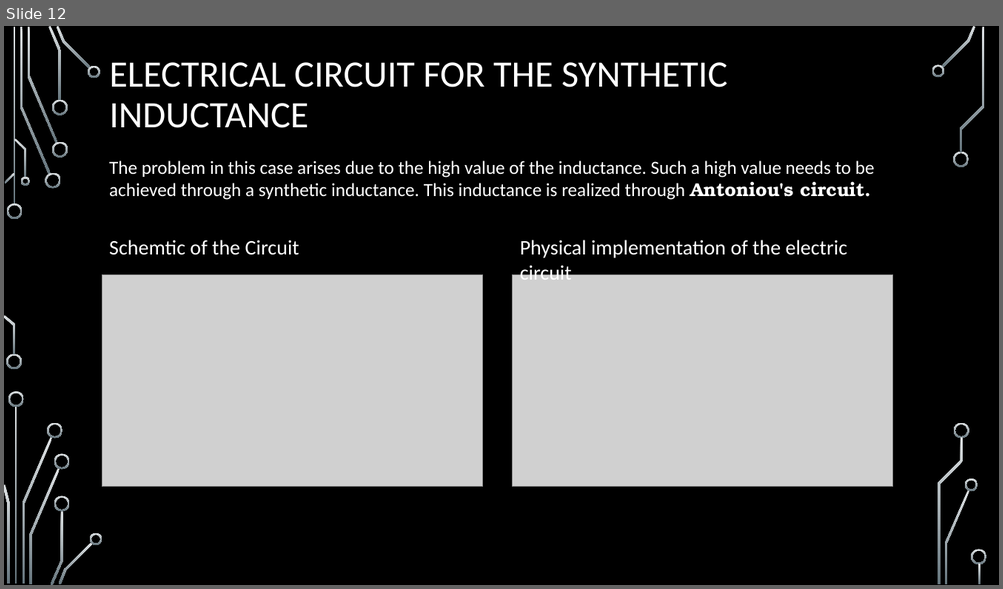
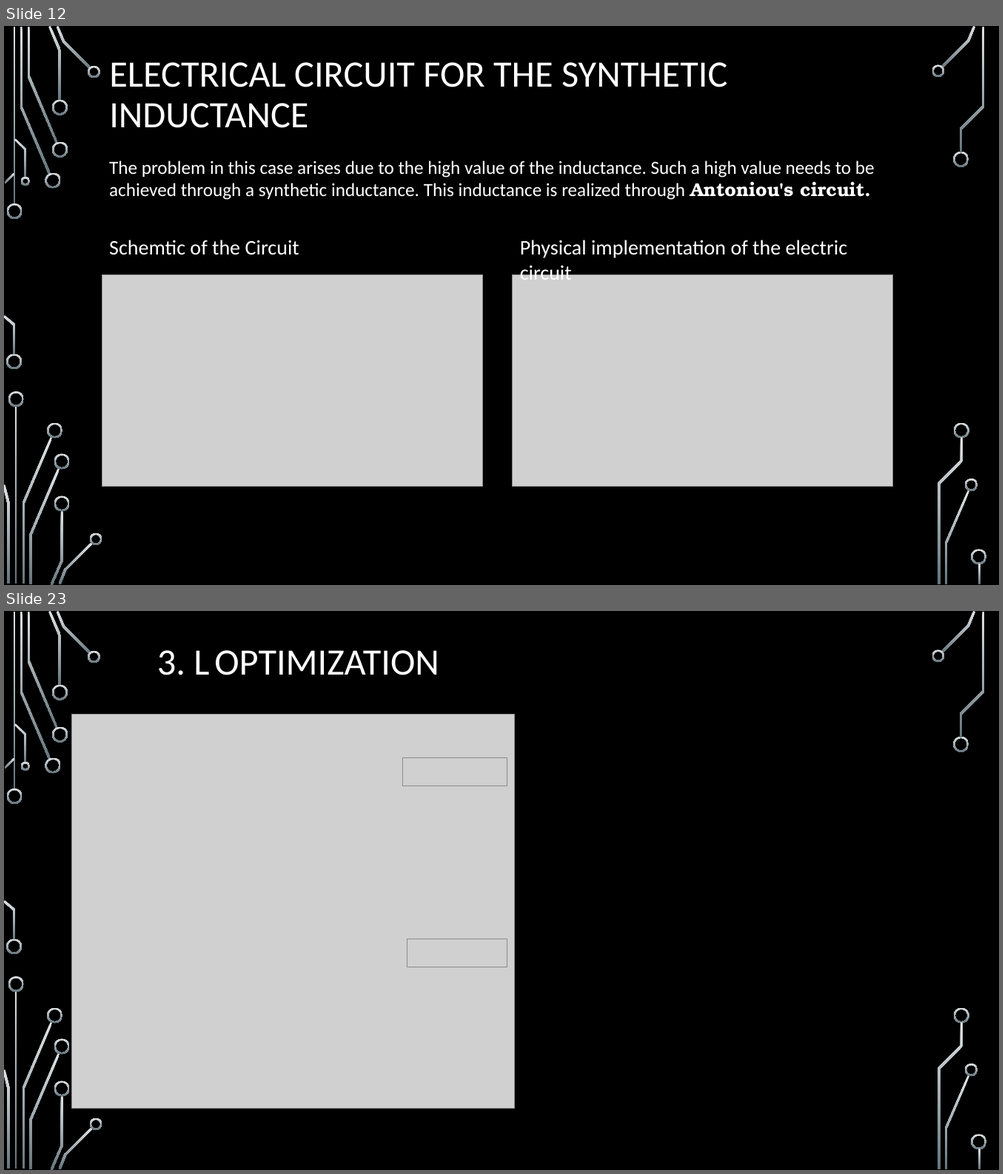
Before and after one commit to elchape99/SSCSA, a slide deck: presentazione_progetto.pptx. Shown one above the other, each under a label of ours: slide 12 before the commit, slides 12 and 23 after it; the slides between them are not shown. The pictures are 1003x589 and 1003x1174 pixels, drawn with LibreOffice and Linux fonts; fonts in the diff are those of the drawing; grey boxes stand for pictures; background and template pictures are left out. Boxes give left, top, right and bottom in pixels: in the first picture for what was removed or moved away, otherwise in the second. Text is boxed around its words. In the diff, an @@ line names an element or a change of style, - is before the commit and + after.

```diff
--- a/presentazione_progetto.pptx
+++ b/presentazione_progetto.pptx
@@ slide 23 added at [4,611,999,1170], background picture (left out); not listed: 36 template elements that a slide beside it also shows @@
@@ title added at [157,650,439,675], 36 pt, text #FFFFFF @@
+3. L OPTIMIZATION
@@ picture added at [72,715,515,1110] @@
@@ picture added at [402,758,507,786] @@
@@ picture added at [407,940,507,968] @@
```
Also in this commit, not shown: 7 slides changed, 9 other slides added, 3 slides removed, 13 other files.
